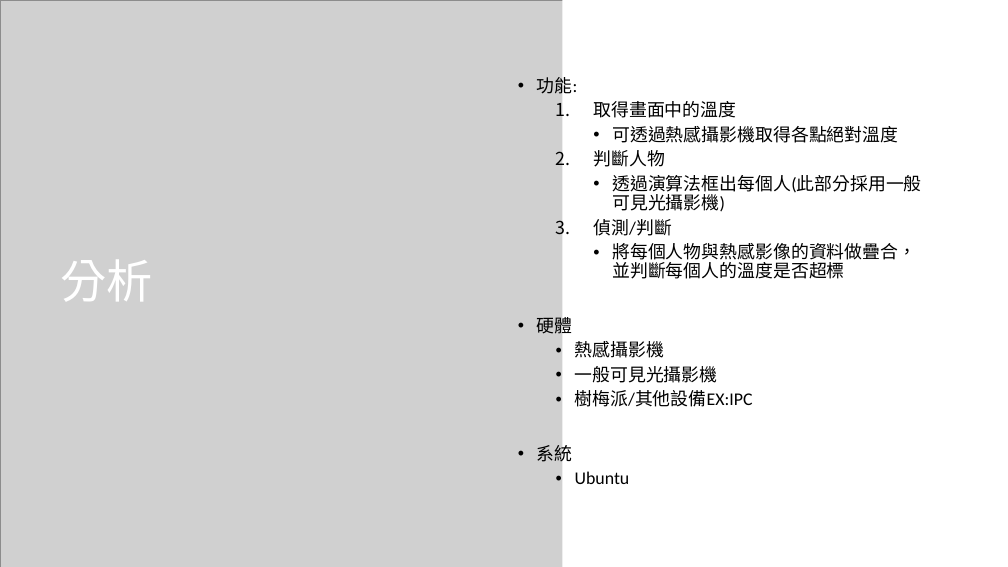
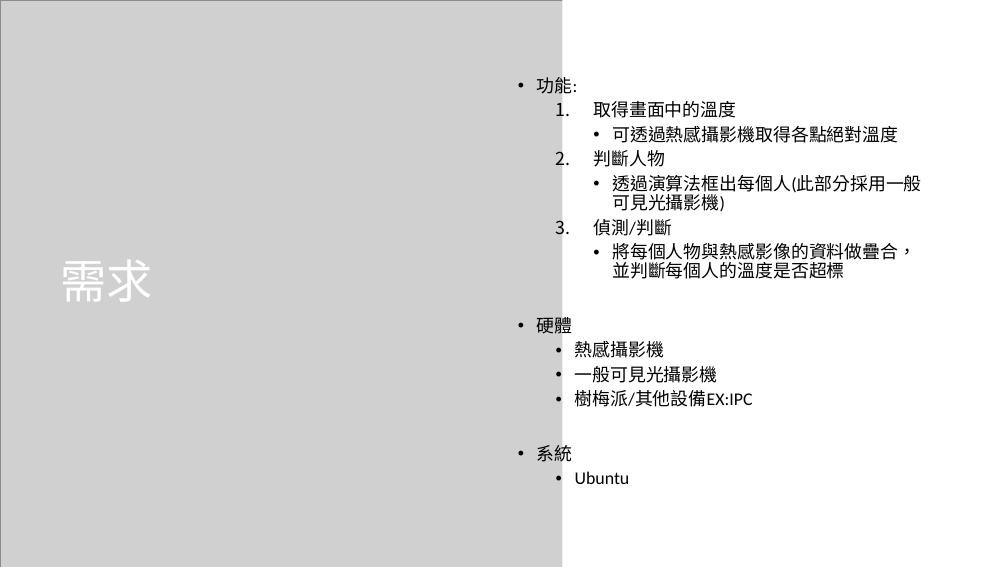
Before and after one commit to HsuTengHsiung/Image-processing, a slide deck: slide 3 of 000.作業紀錄/人體溫度判斷.pptx. Drawn at 1008x567 pixels with LibreOffice and Linux fonts; fonts in the diff are those of the drawing; grey boxes stand for pictures. Boxes give left, top, right and bottom in pixels: in the first picture for what was removed or moved away, otherwise in the second. Text is boxed around its words. In the diff, an @@ line names an element or a change of style, - is before the commit and + after.

```diff
--- a/000.作業紀錄/人體溫度判斷.pptx
+++ b/000.作業紀錄/人體溫度判斷.pptx
@@ title at (60,260,152,301): text changed @@
-分析
+需求
```
